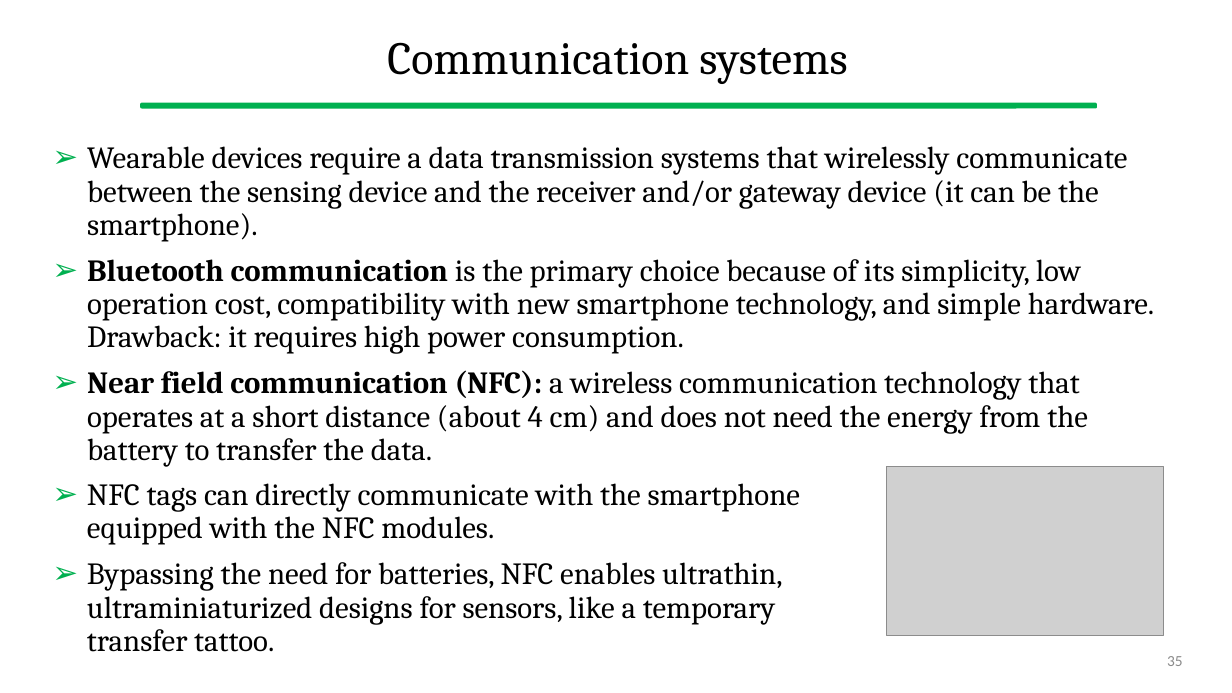
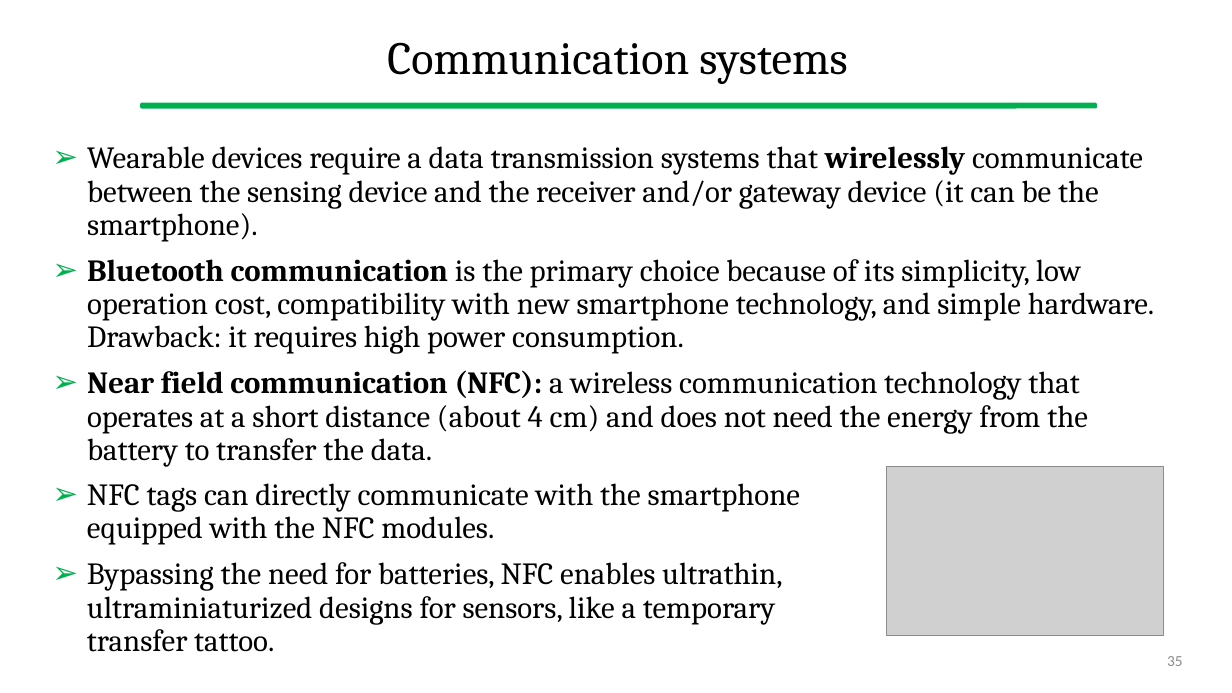
Before and after one commit to gcappon/bwthw, a slide deck: slide 35 of theory_03-wearable_sensors_part_2/theory_03-wearable_sensors_part_2.pptx. Drawn at 1232x693 pixels with LibreOffice and Linux fonts; fonts in the diff are those of the drawing; grey boxes stand for pictures. Boxes give left, top, right and bottom in pixels: in the first picture for what was removed or moved away, otherwise in the second. Text is boxed around its words. In the diff, an @@ line names an element or a change of style, - is before the commit and + after.

```diff
--- a/theory_03-wearable_sensors_part_2/theory_03-wearable_sensors_part_2.pptx
+++ b/theory_03-wearable_sensors_part_2/theory_03-wearable_sensors_part_2.pptx
@@ text at box(87, 146, 1143, 242): bold on in "wirelessly" @@
```
Also in this commit, not shown: 1 slide removed, 12 other files.
